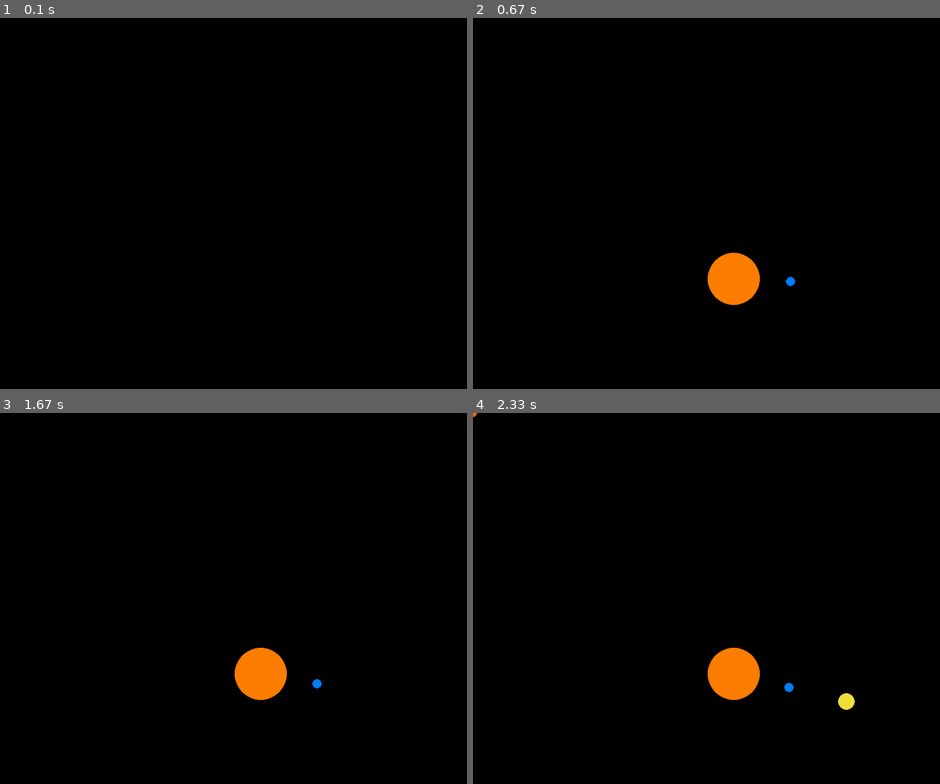
Above: before the commit, frames 1-4 (two rows, left to right).
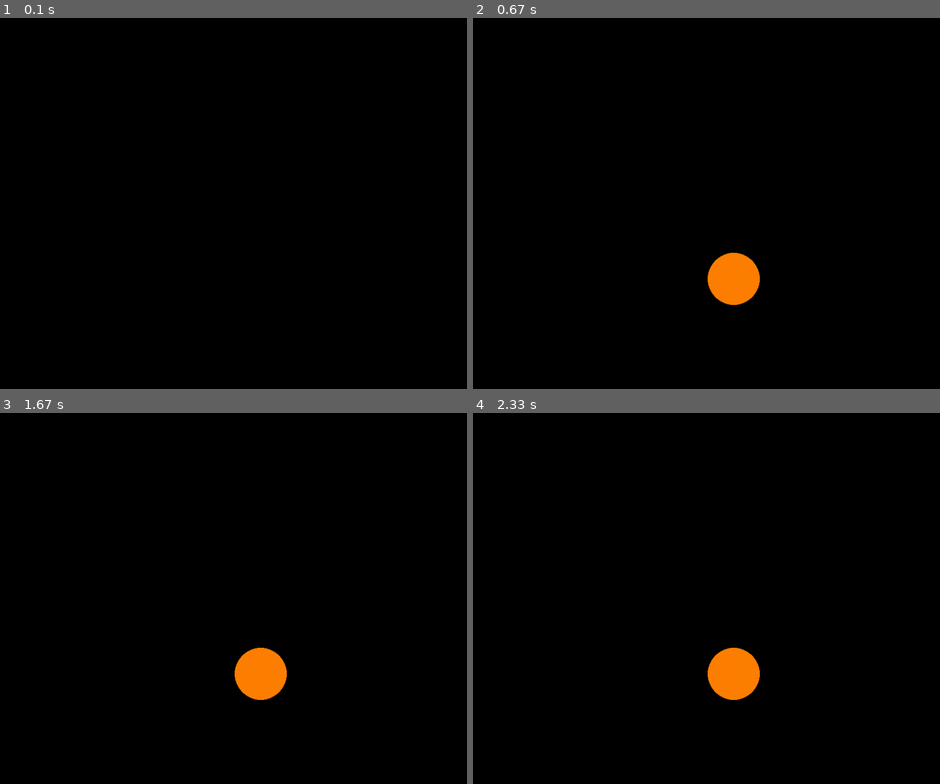
Above: after the commit, the same moments.

Repository: myhotchoc/Space-Simulator
Game: pygame game, started from Pygame Environmetnt.py
Same seed, same stepped clock (60 frames per second), same inputs: the game is played once before the commit and once after it.
Inputs:
- Up to frame 1 (0.1 s): no input
- Up to frame 2 (0.67 s): no input
- Up to frame 3 (1.67 s): no input
- Up to frame 4 (2.33 s): no input

Frame 1 is identical in both runs. In frame 2, less than 0.1% of the frame differs, in the area x 66-70%, y 69-73%; in frame 3, less than 0.1%; in frame 4, 0.2%, in the area x 0-82%, y 0-81%.

Commit message:
Update Pygame Environmetnt.py

Diff:
--- a/Pygame Environmetnt.py
+++ b/Pygame Environmetnt.py
@@ -77,9 +77,9 @@
         self.planet = pygame.draw.circle(self.window, self.colour, planet_pos, self.radius)
         ##why is this self. and not just planet???
 
-    def movePlanet(self, theta, changing):
-        delta_x = int((((self.orbital_dist ) * math.cos(theta)) + centre[0]) * changing)
-        delta_y = int((((self.orbital_dist ) * math.sin(theta)) + centre[1]) * changing)
+    def movePlanet(self, theta, number):
+        delta_x = int((((self.orbital_dist ) * math.cos(theta)) + centre[0]) * number)
+        delta_y = int((((self.orbital_dist ) * math.sin(theta)) + centre[1]) * number)
 
         planet_pos = (delta_x, delta_y)
 
@@ -167,7 +167,15 @@
 
     #ellipse1 = pygame.draw.ellipse(screen, WHITE, [100,100,800,300], 3)
     for i in planets:
-        new_pos = i.movePlanet(math.radians(theta), random.randint(0,10))
+        if i == 0:
+            number = 2
+        elif i == 1 or i == 2:
+            number = 3
+        elif i == 3:
+            number = 6
+        else:
+            number = random.randint(5,10)
+        new_pos = i.movePlanet(math.radians(theta), number)
         pygame.draw.circle(screen, i.colour, new_pos, i.radius)
         #pygame.display.flip()
         #this stopped the planets like flashing idk if this is right now?
